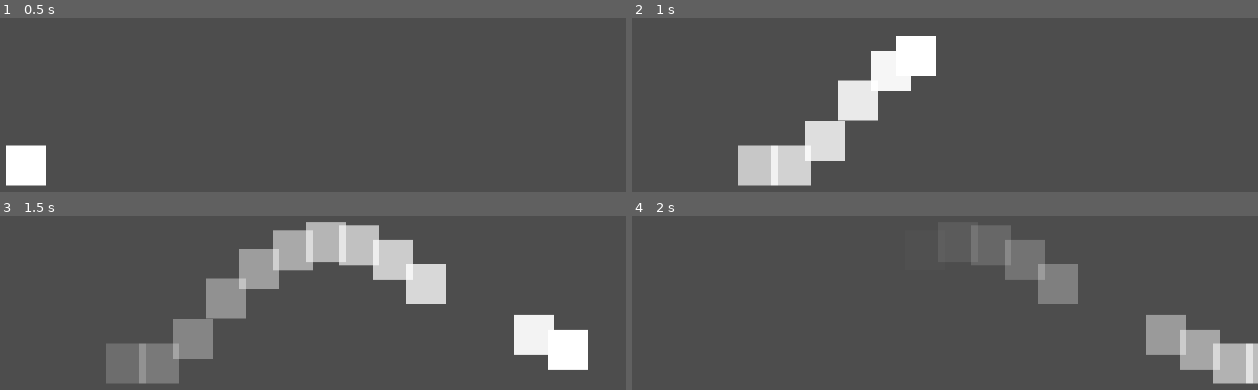
Above: before the commit, frames 1-4 (two rows, left to right).
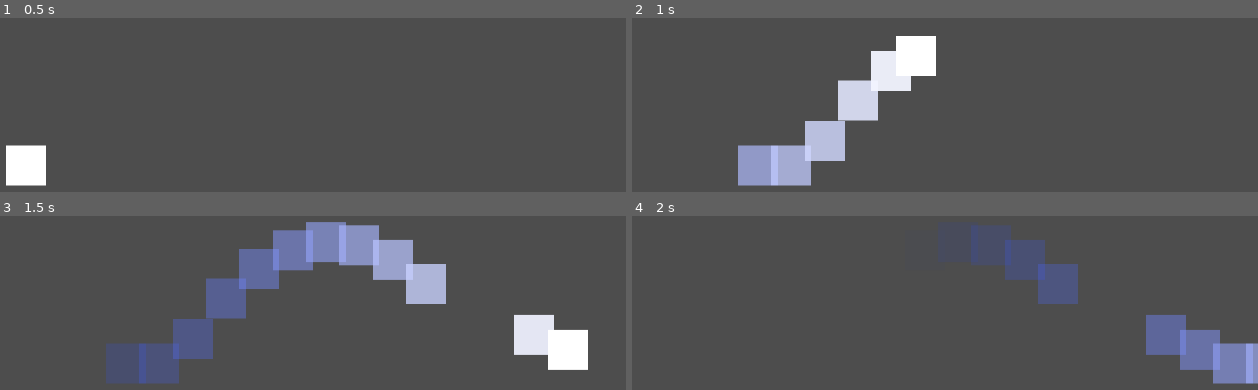
Above: after the commit, the same moments.

Repository: LeohlXD/FinD
Game: Godot game, scene res://scenes/main.tscn
Two runs of this game, one before a commit and one after it. Both use one fixed random seed, a clock stepped at 60 frames per second and the inputs below.
Inputs (mouse positions are in pixels of both pictures, inside the frame that each line leads up to):
- Up to frame 1 (0.5 s): no input
- Up to frame 2 (1 s): tap Enter at 0.5 s; move the mouse to (1032, 110) at 0.52 s; hold D (move_right) from 0.53 s (still down); tap Q (dash) at 0.6 s; click (1032, 110) at 0.67 s; tap Space (jump) at 0.77 s
- Up to frame 3 (1.5 s): keep holding D (move_right); move the mouse to (68, 353) at 1.27 s; tap Q (dash) at 1.35 s
- Up to frame 4 (2 s): keep holding D (move_right); tap Space (jump) at 1.52 s

Frame 1 is identical in both runs. In frame 2, 5.4% of the frame differs, in the area x 16-40%, y 36-97%; in frame 3, 13%, in the area x 16-72%, y 3-97%; in frame 4, 8.5%.

Commit message:
failure...

Diff:
--- a/scenes/trail.tscn
+++ b/scenes/trail.tscn
@@ -26,7 +26,7 @@
 "times": PackedFloat32Array(0, 1),
 "transitions": PackedFloat32Array(1, 1),
 "update": 0,
-"values": [Color(1, 1, 1, 1), Color(1, 1, 1, 0)]
+"values": [Color(1, 1, 1, 1), Color(0.02745098, 0.1764706, 1, 0)]
 }
 
 [sub_resource type="AnimationLibrary" id="AnimationLibrary_2tjbc"]
@@ -35,6 +35,7 @@
 }
 
 [node name="Trail" type="Sprite2D"]
+modulate = Color(0.02745098, 0.1764706, 1, 0)
 
 [node name="AnimationPlayer" type="AnimationPlayer" parent="."]
 libraries = {
--- /dev/null
+++ b/scripts/planet/planet.gd
@@ -0,0 +1,31 @@
+extends Area2D
+
+@onready var collision: CollisionShape2D = $CollisionShape2D
+
+var is_in_area:bool
+var target:CharacterBody2D
+var to_center:Vector2
+var raduis
+var raduis_offset= 5
+
+func _ready() -> void:
+	var shape:CircleShape2D= collision.shape
+	raduis = shape.radius
+
+func _physics_process(delta: float) -> void:
+	if is_in_area:
+		to_center = target.global_position-self.global_position
+		target.look_at(self.global_position)
+		if to_center.length()<raduis-raduis_offset:
+			target.velocity.y = -50
+		target.velocity.x = to_center.rotated(-PI/2).x * 2
+
+func _on_body_entered(body: Node2D) -> void:
+	if body.name=="Player":
+		is_in_area=true
+		target=body
+
+func _on_body_exited(body: Node2D) -> void:
+	if body.name=="Player":
+		is_in_area=false
+		body.rotation = 0
Not shown, added: scenes/planet.tscn11853712693.tmp
